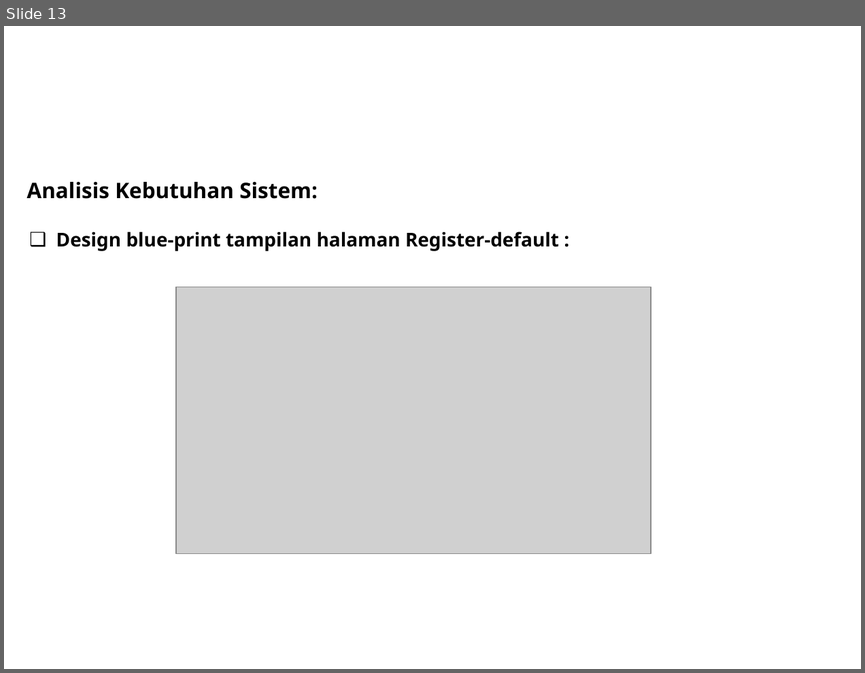
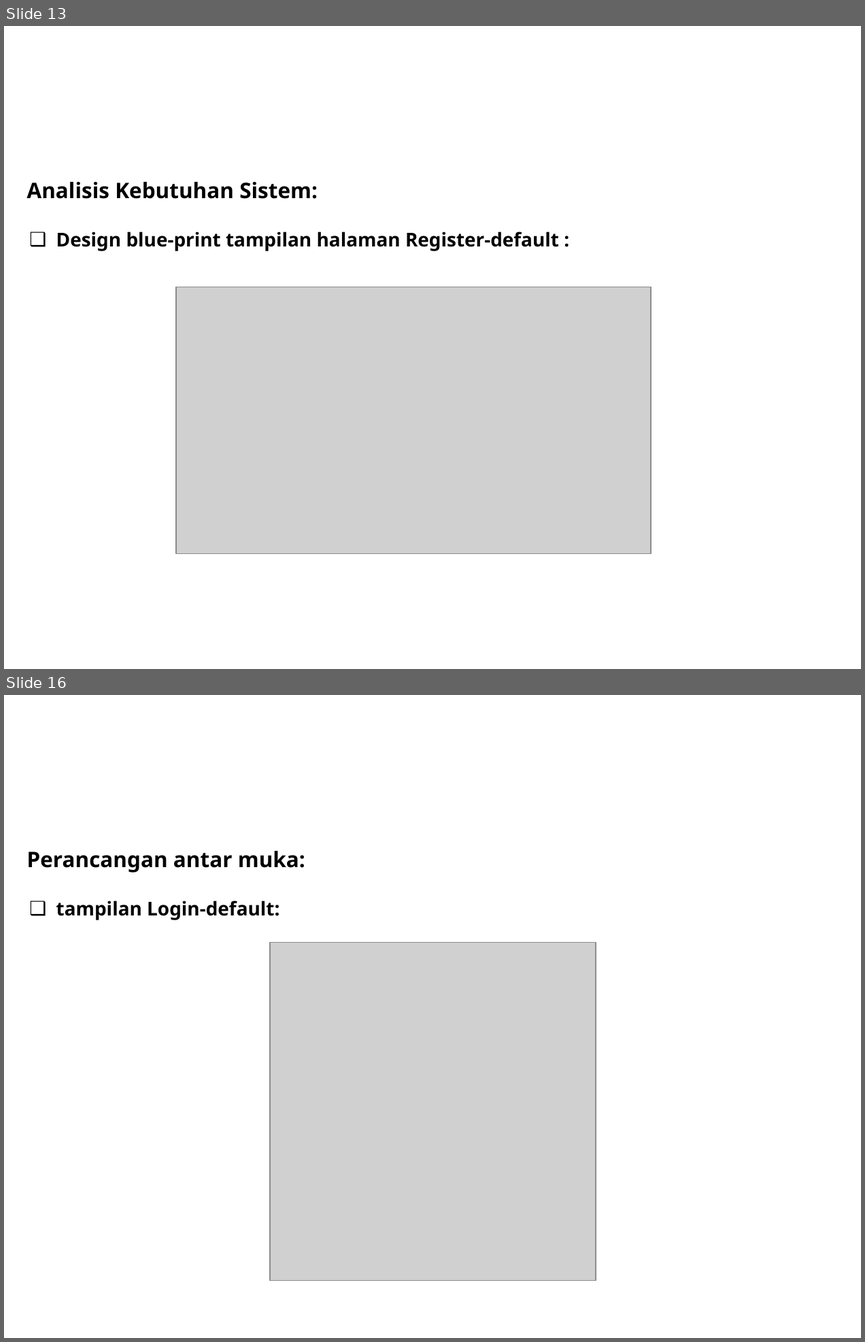
Before and after one commit to DoengJoeng/Skripsi, a slide deck: File Jurnal & point revisi/Persentasi Sistem Pakar.pptx. Shown one above the other, each under a label of ours: slide 13 before the commit, slides 13 and 16 after it; the slides between them are not shown. The pictures are 865x673 and 865x1342 pixels, drawn with LibreOffice and Linux fonts; fonts in the diff are those of the drawing; grey boxes stand for pictures; background and template pictures are left out. Boxes give left, top, right and bottom in pixels: in the first picture for what was removed or moved away, otherwise in the second. Text is boxed around its words. In the diff, an @@ line names an element or a change of style, - is before the commit and + after.

```diff
--- a/File Jurnal & point revisi/Persentasi Sistem Pakar.pptx
+++ b/File Jurnal & point revisi/Persentasi Sistem Pakar.pptx
@@ slide 16 added at box(4, 695, 861, 1338), background picture (left out) @@
@@ text added at box(27, 851, 305, 872), 18 pt, text #000000, bold @@
+Perancangan antar muka:
@@ title added at box(56, 900, 279, 920), 16 pt, text #000000, bold @@
+❑ tampilan Login-default:
@@ picture added at box(270, 942, 595, 1280) @@
```
Also in this commit, not shown: 3 slides changed, 6 other slides added.
